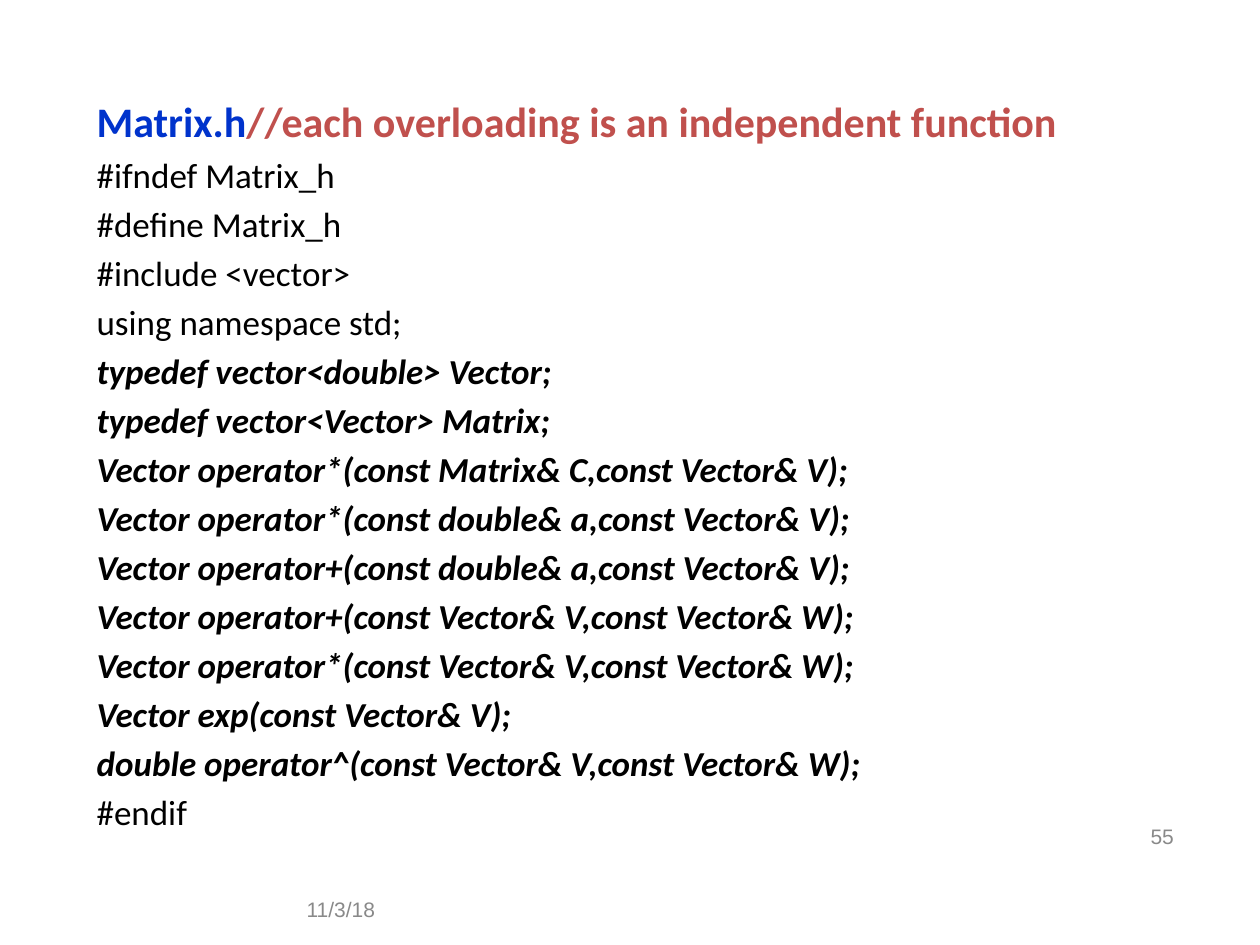
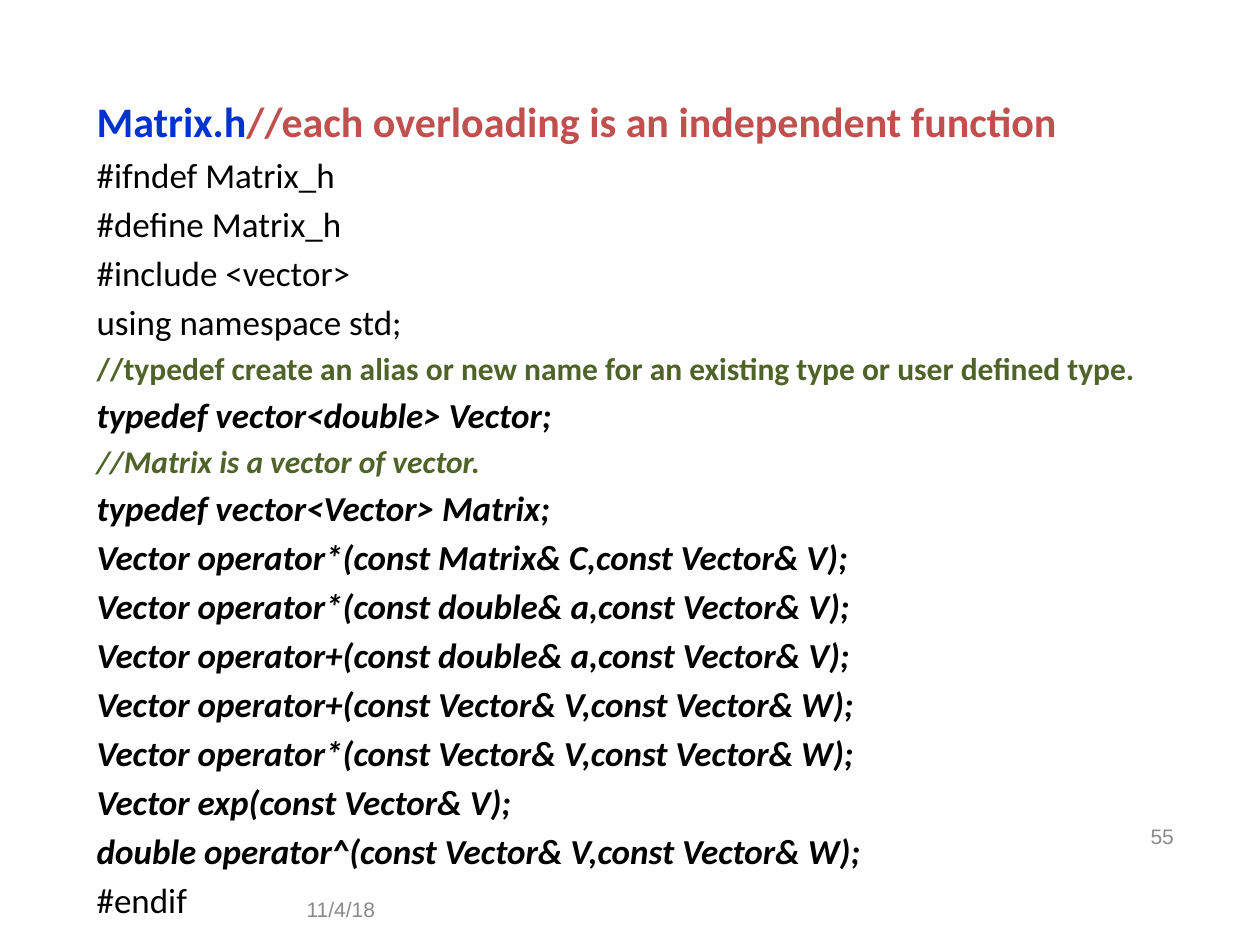
Before and after one commit to gabywang/FRE6883, a slide deck: slide 55 of Slides/Part 4-Monte Carlo Methods.ppt. Drawn at 1260x945 pixels with LibreOffice and Linux fonts; fonts in the diff are those of the drawing; background and template pictures are left out. Boxes give left, top, right and bottom in pixels: in the first picture for what was removed or moved away, otherwise in the second. Text is boxed around its words. In the diff, an @@ line names an element or a change of style, - is before the commit and + after.

```diff
--- a/Slides/Part 4-Monte Carlo Methods.ppt
+++ b/Slides/Part 4-Monte Carlo Methods.ppt
@@ text at (97,358,1134,386): paragraph added @@
+//typedef create an alias or new name for an existing type or user defined type.
@@ text at (97,451,480,477): paragraph added @@
+//Matrix is a vector of vector.
@@ text at (307,902,375,917): text changed @@
-11/3/18
+11/4/18
```
Also in this commit, not shown: 70 other slides changed.
